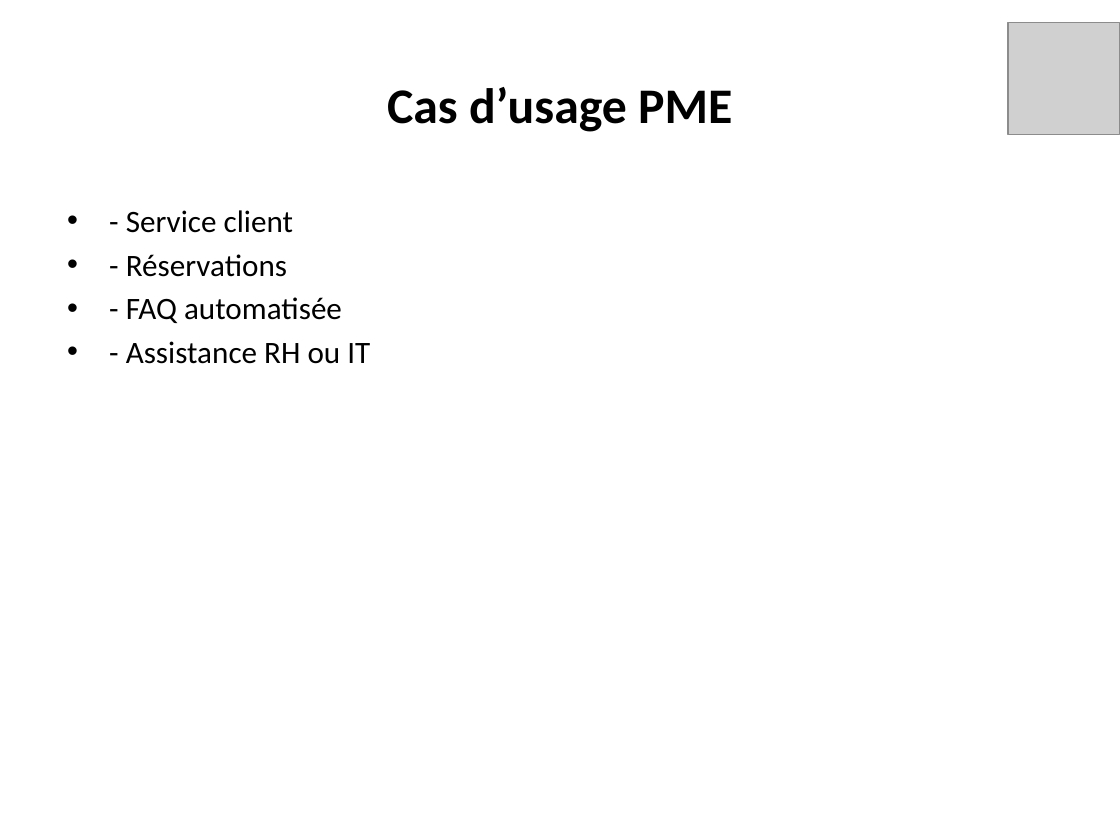
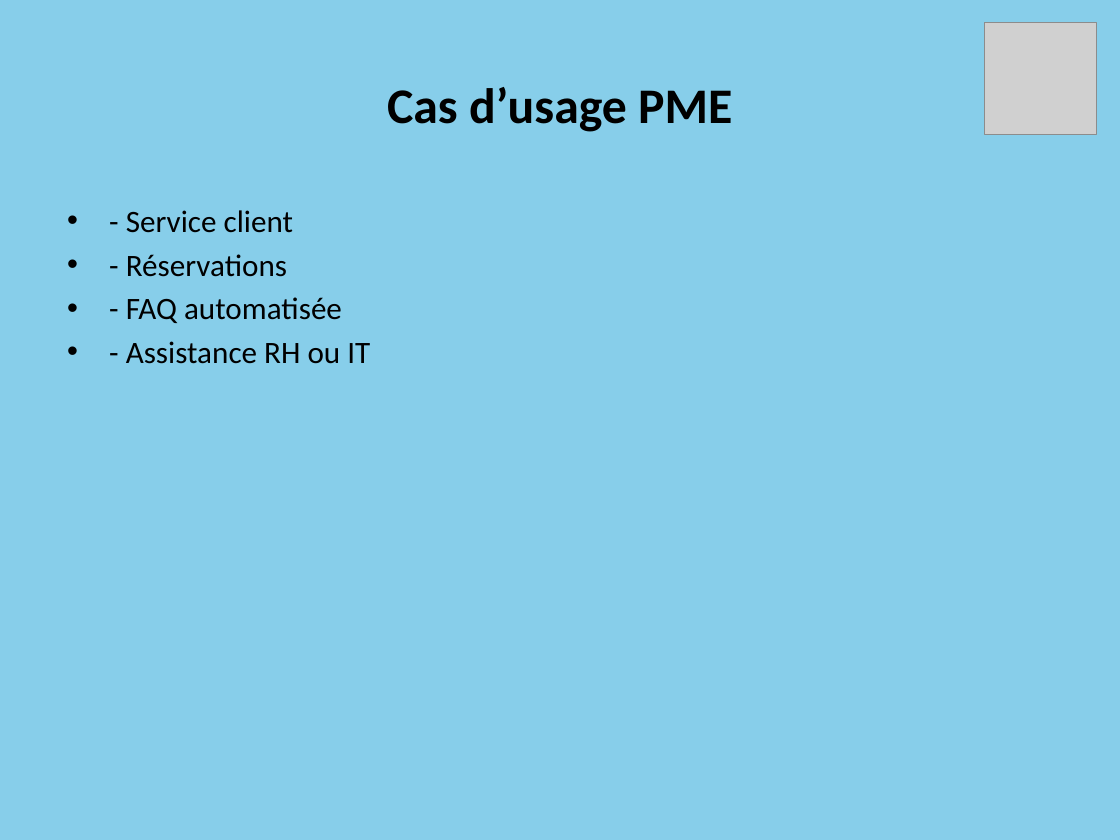
Before and after one commit to Projet-CLD/Google_Dialogflow, a slide deck: slide 4 of Dialogflow_Presentation.pptx. Drawn at 1120x840 pixels with LibreOffice and Linux fonts; fonts in the diff are those of the drawing; grey boxes stand for pictures. Boxes give left, top, right and bottom in pixels: in the first picture for what was removed or moved away, otherwise in the second. Text is boxed around its words. In the diff, an @@ line names an element or a change of style, - is before the commit and + after.

```diff
--- a/Dialogflow_Presentation.pptx
+++ b/Dialogflow_Presentation.pptx
@@ background #FFFFFF to #87CEEA @@
@@ picture: place and size @@
-picture at <box>1008,22,1120,134</box>
+picture at <box>984,22,1096,134</box>
```
Also in this commit, not shown: 9 other slides changed.
